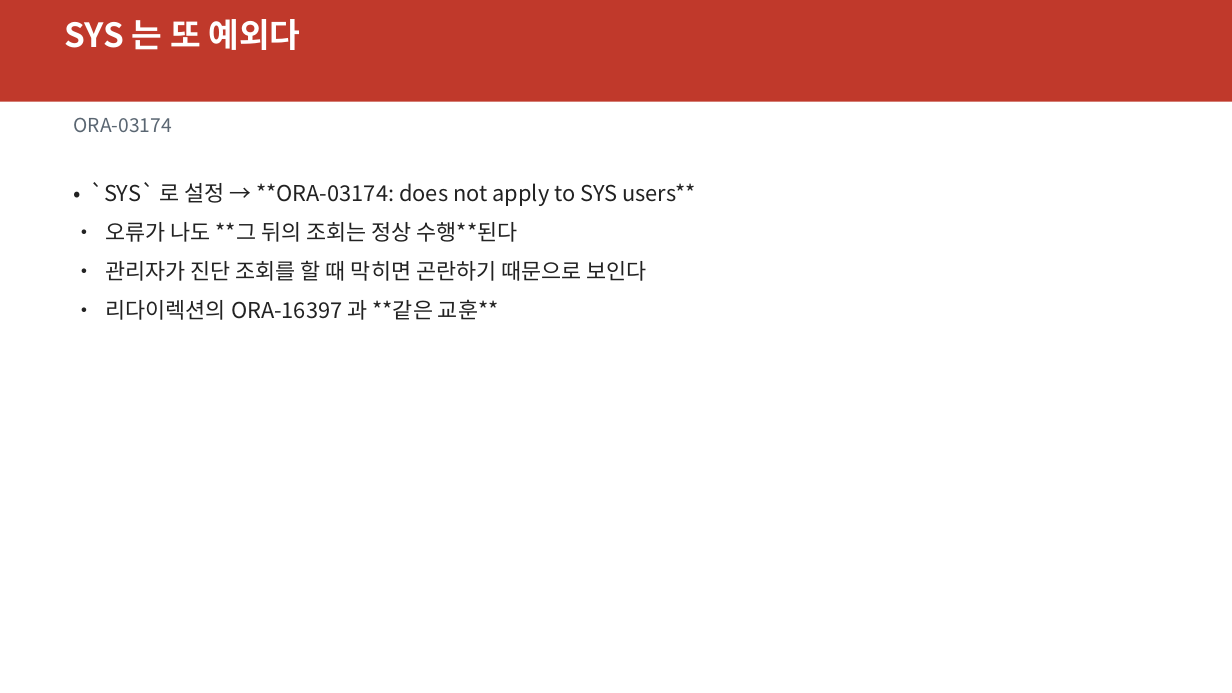
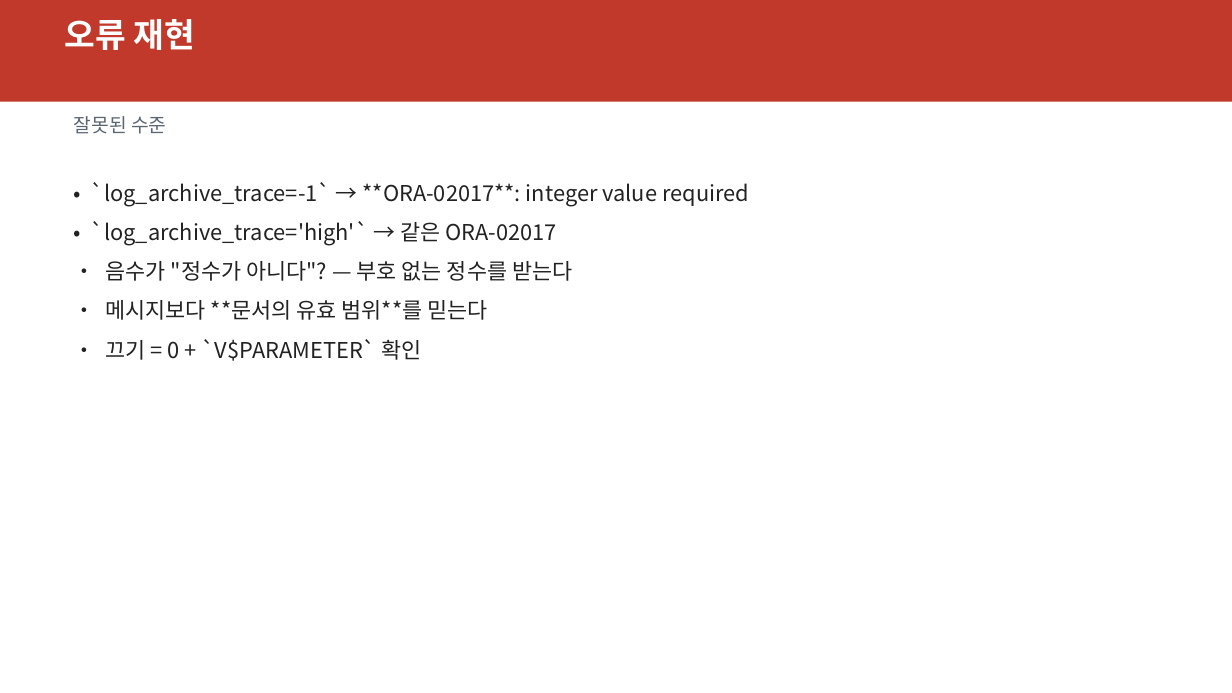
Before and after one commit to elpisk/OracleManual, a slide deck: slide 35 of ADG/15장/15장_V뷰기반모니터링과문제해결.pptx (slide 25 before the commit). Drawn at 1232x693 pixels with LibreOffice and Linux fonts; fonts in the diff are those of the drawing. Boxes give left, top, right and bottom in pixels: in the first picture for what was removed or moved away, otherwise in the second. Text is boxed around its words. In the diff, an @@ line names an element or a change of style, - is before the commit and + after.

```diff
--- a/ADG/15장/15장_V뷰기반모니터링과문제해결.pptx
+++ b/ADG/15장/15장_V뷰기반모니터링과문제해결.pptx
@@ text at (x1=64, y1=19, x2=194, y2=50): text changed @@
-SYS 는 또 예외다
+오류 재현
@@ text at (x1=74, y1=116, x2=166, y2=134): text changed @@
-ORA-03174
+잘못된 수준
@@ text at (x1=91, y1=182, x2=749, y2=361): text changed @@
-• `SYS` 로 설정 → **ORA-03174: does not apply to SYS users**
-• 오류가 나도 **그 뒤의 조회는 정상 수행**된다
-• 관리자가 진단 조회를 할 때 막히면 곤란하기 때문으로 보인다
-• 리다이렉션의 ORA-16397 과 **같은 교훈**
+• `log_archive_trace=-1` → **ORA-02017**: integer value required
+• `log_archive_trace='high'` → 같은 ORA-02017
+• 음수가 "정수가 아니다"? — 부호 없는 정수를 받는다
+• 메시지보다 **문서의 유효 범위**를 믿는다
+• 끄기 = 0 + `V$PARAMETER` 확인
```
Also in this commit, not shown: 9 other slides changed, 43 slides added, 28 slides removed, 5 other files.
